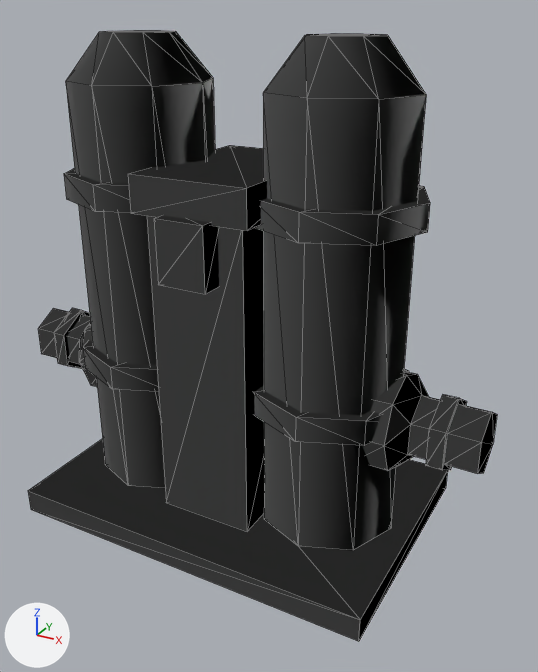
The OBJ model game/content/items/9121.obj: old version first, new version second.
Both versions are drawn from a 50 mm camera at (0.614, -1.013, 0.445) aimed at (0.057, 0.001, -0.061). The axes (+X, +Y, +Z) are drawn at lower left. The lights are the same throughout. The picture after the commit comes second. Mesh edges are drawn as thin lines. Where no turn or scale is listed for an object, it has been applied to the vertices.

The first picture shows '9121'.
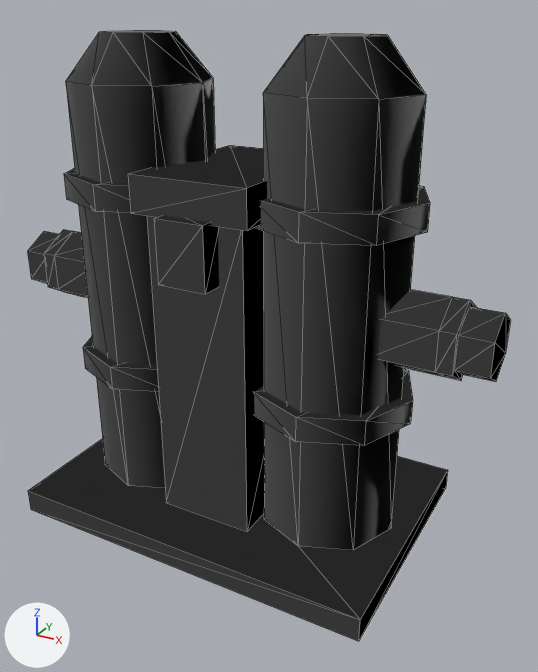
Where the change shows, as pixel boxes (x1, y1, x2, y2) in the pictures (538 x 672 px; the box of a moved part takes in the faces that stretch with it):
'9121', reshaped: before (28, 30, 497, 641); after (27, 30, 510, 641)
part 1 of me_9121, deleted: before (426, 394, 497, 474)
part 2 of me_9121, deleted: before (38, 308, 90, 368)
part 3 of me_9121, moved or reshaped: before (67, 315, 440, 471); after (27, 230, 510, 382)

Diff of the bpy script that builds the scene:
```diff
--- a/game/content/items/9121.obj.py
+++ b/game/content/items/9121.obj.py
@@ me_9121 @@
 # used by ob_9121; location = (0.0, 0.0, 0.0)
-me_9121.from_pydata(...)  # 248 vertices, 440 faces; spans x -0.436..0.436, y -0.22..0.22, z -0.413..0.413
+me_9121.from_pydata(...)  # 204 vertices, 360 faces; spans x -0.436..0.436, y -0.22..0.22, z -0.413..0.413
+# me_9121 part 1: the loose piece of 24 vertices spanning x 0.36..0.436, y -0.056..0.056, z -0.223..-0.094 is deleted
+# me_9121 part 2: the loose piece of 24 vertices spanning x -0.436..-0.36, y -0.056..0.056, z -0.223..-0.094 is deleted
+# me_9121 part 3
+# 40 vertices are removed from x -0.37..0.37, y -0.083..0.083, z -0.242..-0.076
+# 98 faces are deleted
+# 16 vertices move from x -0.37..0.328, y -0.083..0.059, z -0.242..-0.076 to x -0.436..0.436, y -0.056..0.056, z -0.065..0.054
+# 28 vertices are added at x -0.436..0.436, y -0.056..0.056, z -0.065..0.065
+# 5 new vertices lie (0.0, 0.047, -0.027) away from vertices in x -0.37..0.301, y -0.083..0.047, z -0.186..-0.076
+# 5 new vertices lie (-0.102, 0.0, 0.0) away from vertices in x -0.258..0.36, y -0.083..0.0, z -0.159..0.065
+# 6 new vertices lie (0.0, 0.056, -0.033) away from vertices in x 0.258..0.385, y -0.056..0.0, z -0.032..0.065
+# 106 new faces join them
```
